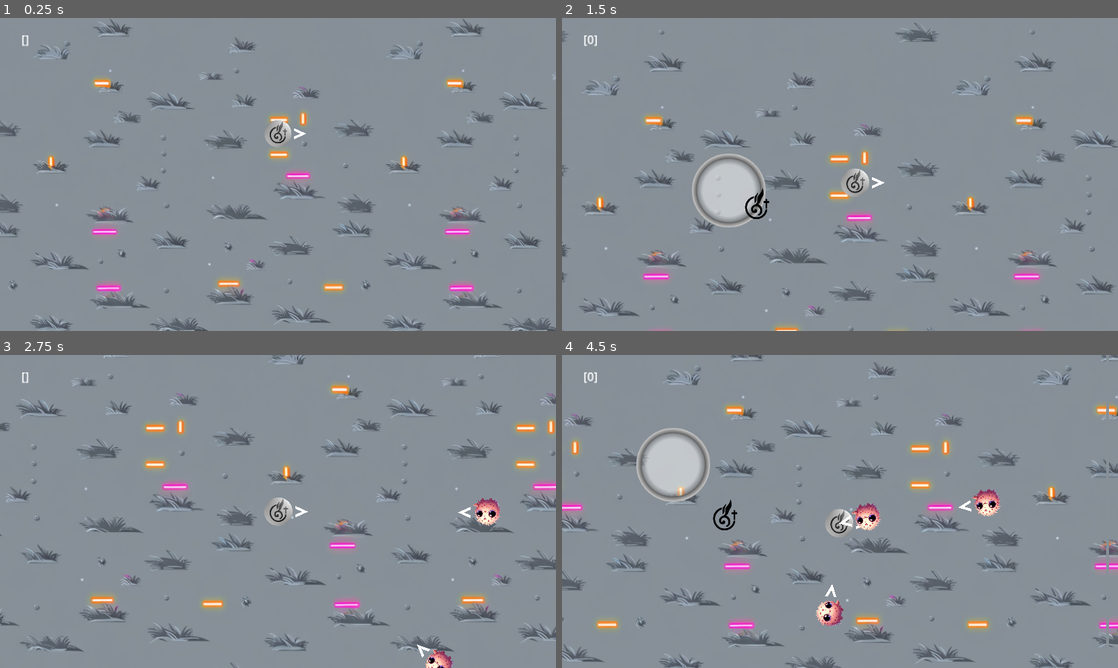
Above: before the commit, frames 1-4 (two rows, left to right).
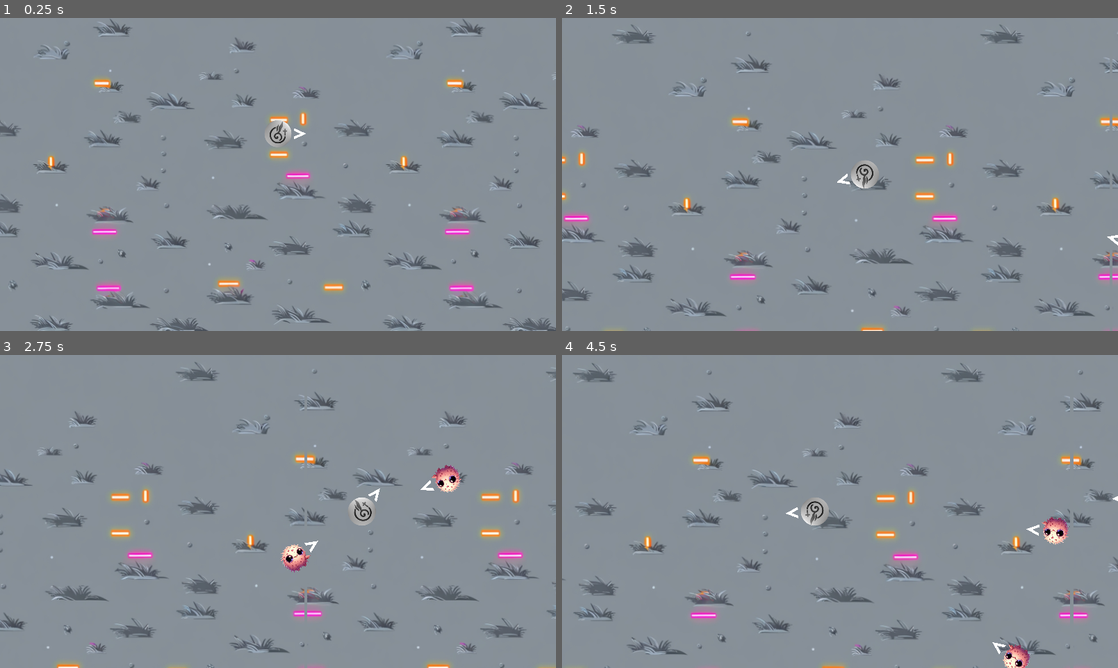
Above: after the commit, the same moments.

Repository: Pneumaturgy/PorNada
Game: Godot game, scene res://Scenes/Main.tscn
Same seed, same stepped clock (60 frames per second), same inputs: the game is played once before the commit and once after it.
Inputs (mouse positions are in pixels of both pictures, inside the frame that each line leads up to):
- Up to frame 1 (0.25 s): no input
- Up to frame 2 (1.5 s): tap Enter at 0.5 s; move the mouse to (962, 158) at 0.52 s; hold D (move_right) 0.53-1.25 s; hold Right mouse button (fire) 0.53-1.25 s; click (962, 158) at 0.67 s; drag from (728, 190) to (812, 237) at 1.27 s
- Up to frame 3 (2.75 s): move the mouse to (333, 442) at 2.02 s; hold D (move_right) from 2.03 s (still down); tap Alt at 2.1 s
- Up to frame 4 (4.5 s): release D (move_right) at 2.75 s; drag from (812, 574) to (1051, 511) at 2.77 s; move the mouse to (1006, 558) at 3.52 s; hold A (move_left) 3.53-4.25 s; hold Right mouse button (fire) 3.53-4.25 s; drag from (673, 464) to (828, 624) at 4.27 s

The runs differ from the first frame. In frame 1, less than 0.1% of the frame differs, in the area x 4-6%, y 5-9%; in frame 2, 14%; in frame 3, 15%; in frame 4, 17%, in the area x 0-100%, y 0-100%.

Commit message:
fixed player rotation and added mobile controls feature toggle

Diff:
--- a/Scenes/Player.tscn
+++ b/Scenes/Player.tscn
@@ -12,6 +12,7 @@
 collision_layer = 129
 script = ExtResource("1_0towx")
 current_payload = ExtResource("2_5ich6")
+mobile_controls = false
 
 [node name="MobileUiOverlay" parent="." instance=ExtResource("3_qwxjb")]
 
--- a/Scripts/player.gd
+++ b/Scripts/player.gd
@@ -4,7 +4,7 @@
 @export var joypad_dead_zone = 0.1
 @export var current_payload : PackedScene
 @export var fire_rate = 0.3
-
+@export var mobile_controls = true
 @onready var aiming_direction = $AimingDirection
 @onready var fire_rate_timer = $FireRateTimer
 
@@ -16,7 +16,14 @@
 var speed_multiplier : float
 
 func _ready():
+	check_mobile_controls()
 	fire_rate_timer.wait_time = fire_rate
+
+func check_mobile_controls():
+	if mobile_controls:
+		$MobileUiOverlay.visible = true
+	else:
+		$MobileUiOverlay.visible = false
 
 #region Input Vectors
 
@@ -33,7 +40,8 @@
 
 func _on_mobile_ui_overlay_use_touch_aim_vector(aim_vector):
 	touch_aim_vector = aim_vector
-	self.rotation = aim_vector.angle()
+	if $MobileUiOverlay.visible:
+		self.rotation = aim_vector.angle()
 
 
 func _on_mobile_ui_overlay_use_touch_move_multiplier(_speed_multiplier):
